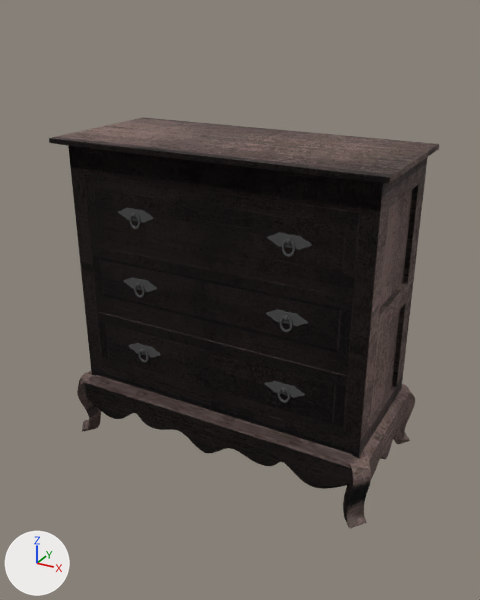
A saved change to the Blender file Assets/models/house/floor02/bedroom_sw/dresser/bedroom_sw_dresser01.blend.
Camera for both pictures: a 50 mm lens placed at (1.69, -3.63, 2.56), pointed at (0.11, -0.75, 1.12). Every picture has the same lights, and +X, +Y and +Z are marked at lower left.

In view in the first picture: 'bar.000', 'bar.001', 'base', 'drawer_bottom', 'drawer_middle', 'drawer_top', 'legs', 'molding_bottom_front', 'molding_bottom_right', 'plates_middle', 'plates_top', 'pulls_middle', 'pulls_nut_middle', 'trim_bottom', 'trim_top'.
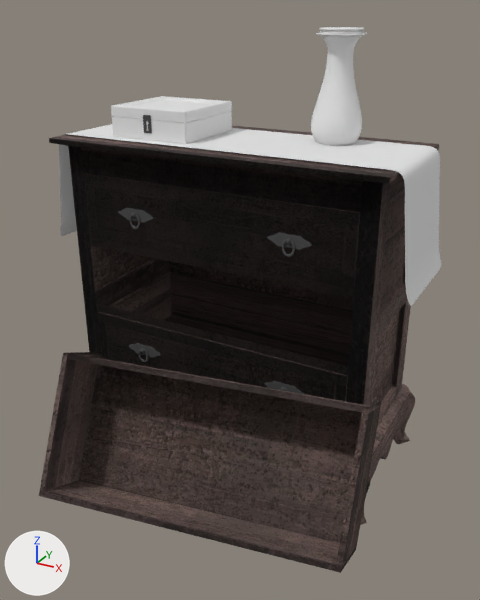
Where the newer file only moved an object's origin or applied its transform, the numbers keep the older frame.

What differs and where, as boxes (x1, y1, x2, y2) in the pictures (480 x 600 px):
'drawer_middle', reshaped
    before: (91, 245, 354, 366)
    after: (39, 352, 382, 573)
'runner', added
    after: (59, 124, 441, 305)
'vase05', added
    after: (311, 27, 367, 146)
'jewelry_box01', added
    after: (112, 112, 232, 144)
'jewelry_box01_lid', added
    after: (111, 96, 232, 123)
'plates_middle', moved, turned (not visible afterwards)
    before: (123, 277, 308, 327)
'pulls_middle', moved, turned (not visible afterwards)
    before: (134, 283, 292, 333)
'jewelry_box_clasp', added
    after: (143, 115, 152, 133)
'pulls_nut_middle', moved (not visible afterwards)
    before: (136, 282, 289, 321)
'trim_top', unchanged, covered by the edit
    before: (49, 118, 439, 183)
    after: (49, 126, 439, 183)
'molding_bottom_front', unchanged, covered by the edit
    before: (84, 382, 351, 489)
'interior', unchanged, uncovered by the edit
    before: (84, 173, 343, 438)
    after: (84, 173, 354, 358)
'trim_bottom', unchanged, covered by the edit
    before: (86, 371, 410, 467)
    after: (372, 389, 410, 457)

The change, as a list of edits to the scene's bpy script:
```text
Change me_cube_002:
    where me_cube_002.from_pydata(...)  # 72 vertices, 60 faces; spans x -1.0..1.0, y -1.0..1.0, z -1.0..1.0
    used by ob_drawer_middle; parent = ob_d_middle; location = (-0.0495, -0.416, 1.101); scale = (1.07, 0.387, 0.185)
    me_cube_002 part 1: the whole mesh is multiplied about its middle by the matrix ((0.992, -0.02, 0.02), (0.358, 0.426, -0.428), (0.0, 1.888, 0.43)), then moved by (0.26, -2.01, -3.51)
Change ob_pulls_middle:
    ob_pulls_middle.location: (-0.0495, -0.814, 1.075) -> (0.257, -1.34, 0.0807)
    ob_pulls_middle.rotation_euler: (-1.571, 0.0, 0.0) -> (-0.444, 0.0, 0.13)  # degrees (-90, 0, 0) -> degrees (-25, 0, 7.4)
Change ob_pulls_nut_middle:
    ob_pulls_nut_middle.location: (-0.0495, -0.812, 1.11) -> (0.264, -1.37, 0.0977)
Change ob_plates_middle:
    ob_plates_middle.location: (-0.0495, -0.812, 1.217) -> (0.285, -1.465, 0.144)
    ob_plates_middle.rotation_euler: (0.0, 0.0, 0.0) -> (1.127, 0.0, 0.13)  # degrees (0, 0, 0) -> degrees (65, 0, 7.4)
Add ob_jewelry_box_clasp:
    ob_jewelry_box_clasp = bpy.data.objects.new('jewelry_box_clasp', me_plane_010)  # 200 vertices, 198 faces; spans x -0.05..0.05, y 0.0..0.01, z -0.106..0.081; in mat_bedroom_sw_dresser01_metal (dark grey #4e4e4e); modifiers SUBSURF
    ob_jewelry_box_clasp.parent = ob_jewelry_box
    ob_jewelry_box_clasp.location = (-0.475, -0.707, 2.003)
    ob_jewelry_box_clasp.scale = (0.5, 0.5, 0.5)
Add ob_jewelry_box:
    ob_jewelry_box = bpy.data.objects.new('jewelry_box', None)
    ob_jewelry_box.location = (-0.475, -0.461, 1.99)
Add ob_jewelry_box01_lid:
    ob_jewelry_box01_lid = bpy.data.objects.new('jewelry_box01_lid', me_cube_007)  # 44 vertices, 37 faces; spans x -0.242..0.242, y -0.242..0.242, z 0.031..0.086; in mat_jewelry_box01 (its picture is missing); modifiers BEVEL
    ob_jewelry_box01_lid.parent = ob_jewelry_box
    ob_jewelry_box01_lid.location = (-0.475, -0.461, 1.99)
Add ob_jewelry_box01:
    ob_jewelry_box01 = bpy.data.objects.new('jewelry_box01', me_cube_006)  # 28 vertices, 21 faces; spans x -0.242..0.242, y -0.242..0.242, z -0.078..0.031; in mat_jewelry_box01 (its picture is missing); modifiers BEVEL, SOLIDIFY
    ob_jewelry_box01.parent = ob_jewelry_box
    ob_jewelry_box01.location = (-0.475, -0.461, 1.989)
Add ob_vase05:
    ob_vase05 = bpy.data.objects.new('vase05', me_beziercurve)  # 592 vertices, 576 faces; spans x -0.137..0.137, y -0.137..0.137, z -0.226..0.326; in mat_vase05 (white #e7e7e7); modifiers SUBSURF, SOLIDIFY
    ob_vase05.location = (0.422, -0.271, 2.134)
Add ob_runner:
    ob_runner = bpy.data.objects.new('runner', me_plane_005)  # 468 vertices, 408 faces; spans x -1.08..1.08, y -0.32..0.32, z -0.62..0.01; in mat_bedroom_sw_dresser_runner (its picture is missing); modifiers SUBSURF
    ob_runner.location = (-0.049, -0.461, 1.903)
```
